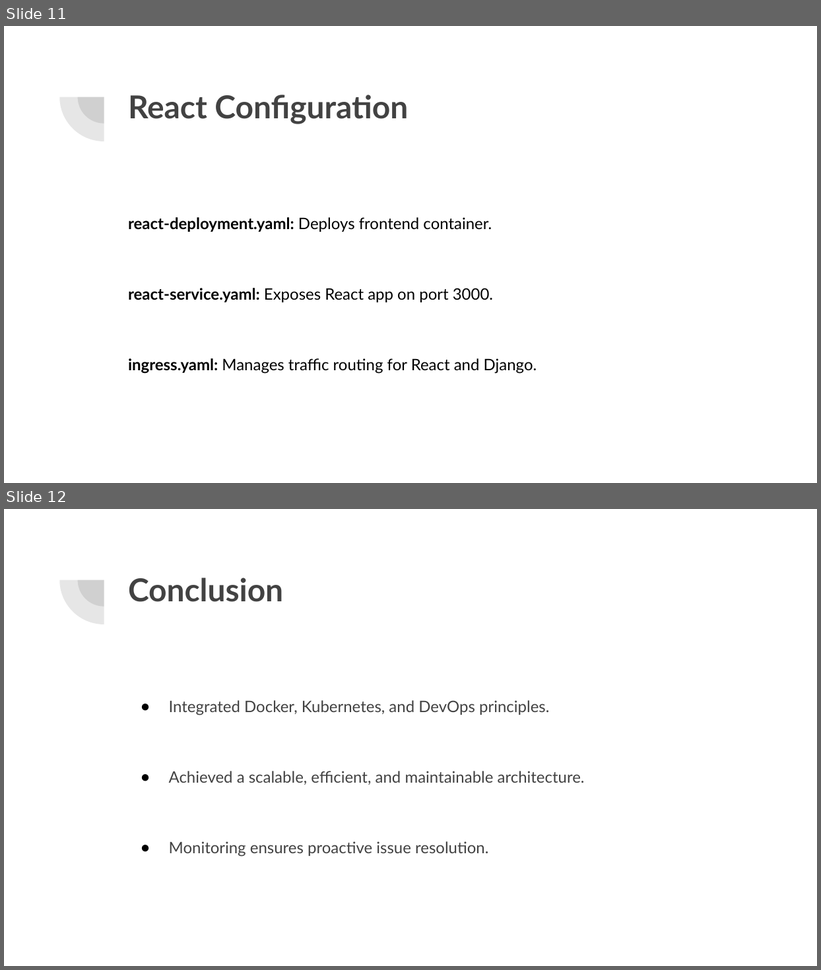
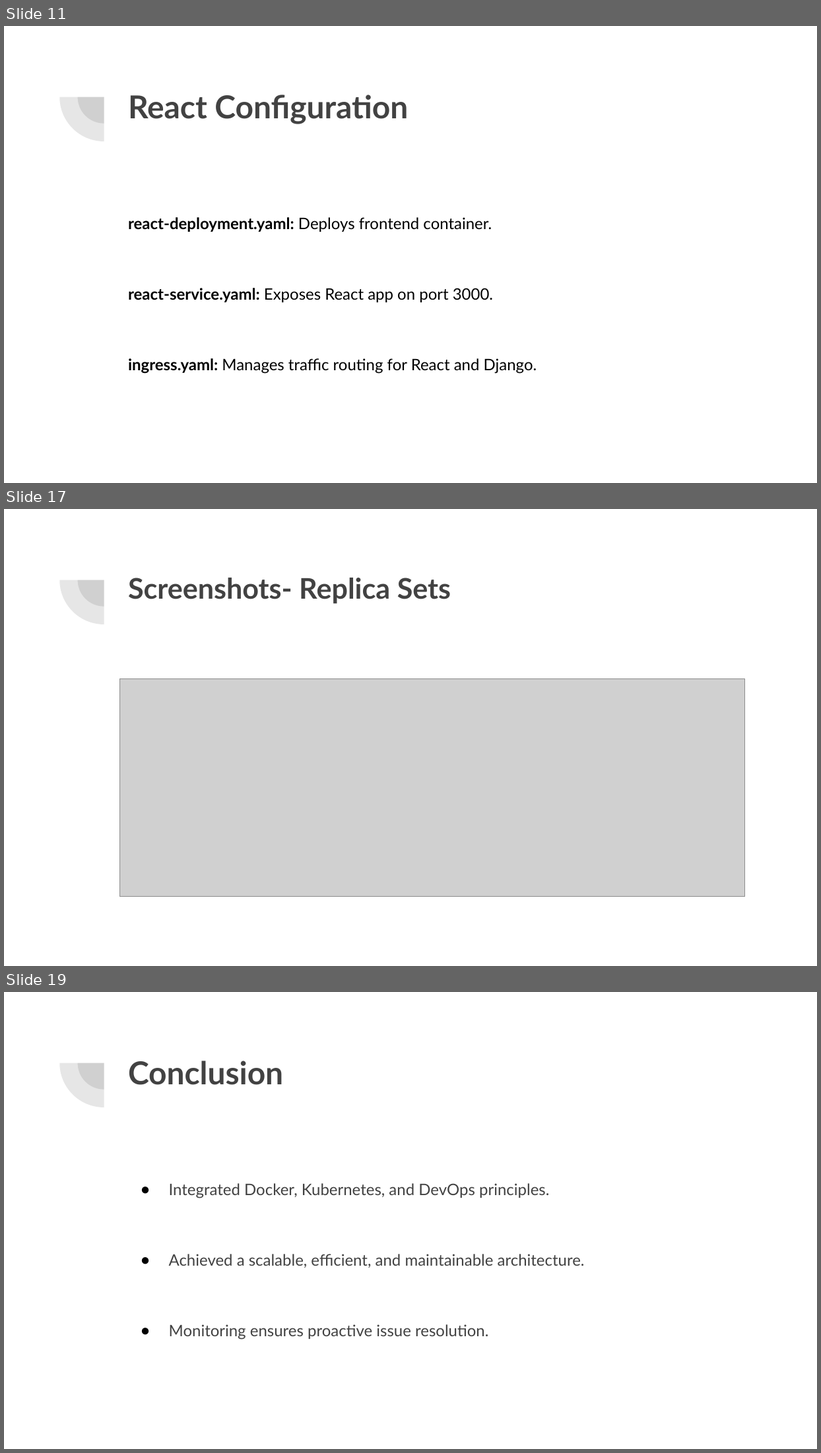
Before and after one commit to Riteshlmb/course_recommendation_system, a slide deck: presentation/CRS_Presentation_Research_Paper.pptx. Shown one above the other, each under a label of ours: slides 11 and 12 before the commit, slides 11, 17 and 19 after it; the slides between them are not shown. The pictures are 821x970 and 821x1453 pixels, drawn with LibreOffice and Linux fonts; fonts in the diff are those of the drawing; grey boxes stand for pictures. Boxes give left, top, right and bottom in pixels: in the first picture for what was removed or moved away, otherwise in the second. Text is boxed around its words. In the diff, an @@ line names an element or a change of style, - is before the commit and + after.

Commit message:
Presentation update

```diff
--- a/presentation/CRS_Presentation_Research_Paper.pptx
+++ b/presentation/CRS_Presentation_Research_Paper.pptx
@@ slide 17 added at box(4, 509, 817, 966), background #FFFFFF; not listed: 2 template elements that a slide beside it also shows @@
@@ title added at box(128, 578, 451, 604), 25.2 pt, text #424242, bold @@
+Screenshots- Replica Sets
@@ picture added at box(120, 679, 746, 897) @@
@@ what was slide 12 is now slide 19 @@
```
Also in this commit, not shown: 6 other slides added, 19 other files.
